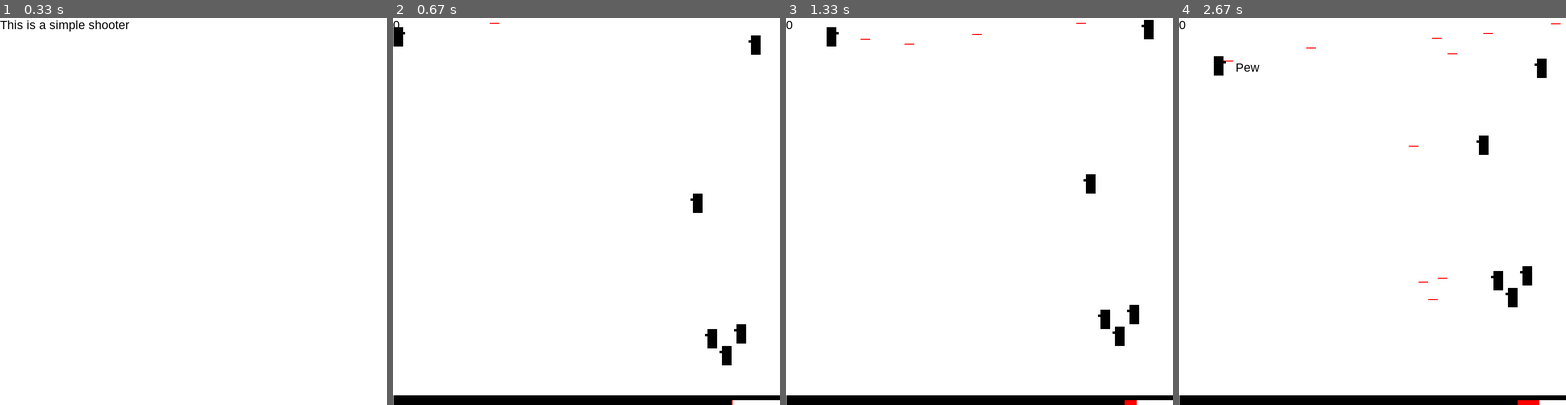
Above: before the commit, frames 1-4 (left to right).
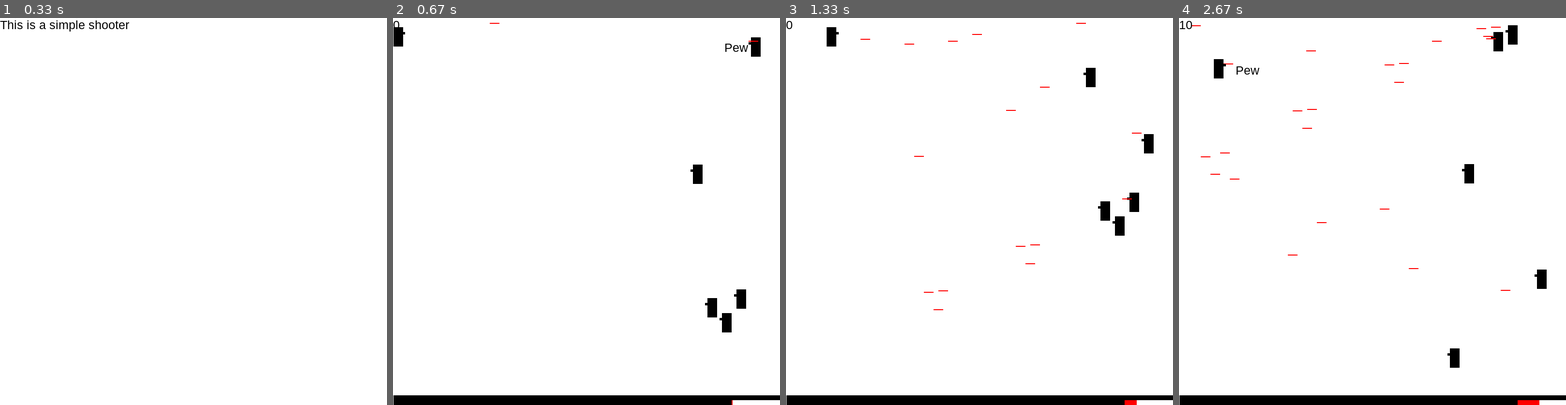
Above: after the commit, the same moments.

Repository: zwang20/SimpleShooter
Game: pygame game, started from project_ss.py
The game is run twice, just before and just after one commit, with the same random seed, the same clock (stepped at 60 frames per second) and the same inputs.
Inputs:
- Up to frame 1 (0.33 s): no input
- Up to frame 2 (0.67 s): tap Space at 0.33 s
- Up to frame 3 (1.33 s): hold D 0.67-1.13 s; tap Space at 0.73, 1.03, 1.23 s; hold W from 1.17 s (still down)
- Up to frame 4 (2.67 s): release W at 1.47 s; hold D 1.5-1.97 s; tap Space at 1.57, 1.87, 2.07, 2.37, 2.63 s; hold A 2-2.53 s; hold S from 2.57 s (still down)

Frame 1 is identical in both runs. In frame 2, 1.1% of the frame differs, in the area x 76-95%, y 4-90%; in frame 3, 1.4%; in frame 4, 1.7%, in the area x 0-99%, y 0-91%.

Commit message:
player move limit

Diff:
--- a/project_ss.py
+++ b/project_ss.py
@@ -1,12 +1,10 @@
-# This project is created by Michael Wang, a student from Knox Grammar School.
-# With help from Edward Ji, another student from Knox Grammar School.
-
 # modules
 import pygame
 import time
 from data import *  # Edward this works don't change it 'cause i don't know why
 from sge import *
-# Loading screen
+
+# loading screen
 pygame.init()
 
 
@@ -141,6 +139,8 @@
 
 
 class Player:
+    width = 20
+    height = 40
     score = 0
 
     def __init__(self):
@@ -151,6 +151,14 @@
     def move(self, move_x, move_y):
         self.x += move_x
         self.y += move_y
+        if self.x < 0:
+            self.x = 0
+        elif self.x > 300:
+            self.x = 300
+        if self.y < 0:
+            self.y = 0
+        elif self.y > display_height - ground_height - Player.height:
+            self.y = display_height - ground_height - Player.height
 
     def fire(self):
         if self.cooldown % 5 == 0:
@@ -160,9 +168,10 @@
 
     def get_hit(self): # checks if an enemy gets hit and respond accordingly
         for bullet in Bullet.bad:
-            if self.x <= bullet.x <= self.x + 20 and self.y <= bullet.y <= self.y + 40:
-                bullet.despawn()
-                Player.score -= 5
+            if self.x <= bullet.x <= self.x + Player.width:
+                if self.y <= bullet.y <= self.y + Player.height:
+                    bullet.despawn()
+                    Player.score -= 10
 
     def display(self):
         if self.cooldown > 0:
@@ -236,7 +245,7 @@
     def smart_spawn():
         if len(Enemy.family) <= Enemy.limit:
             Enemy.offset += 30
-            Enemy("normal")
+            Enemy("hell")
 
 
 def ss_init():
Not shown, changed: README.md
